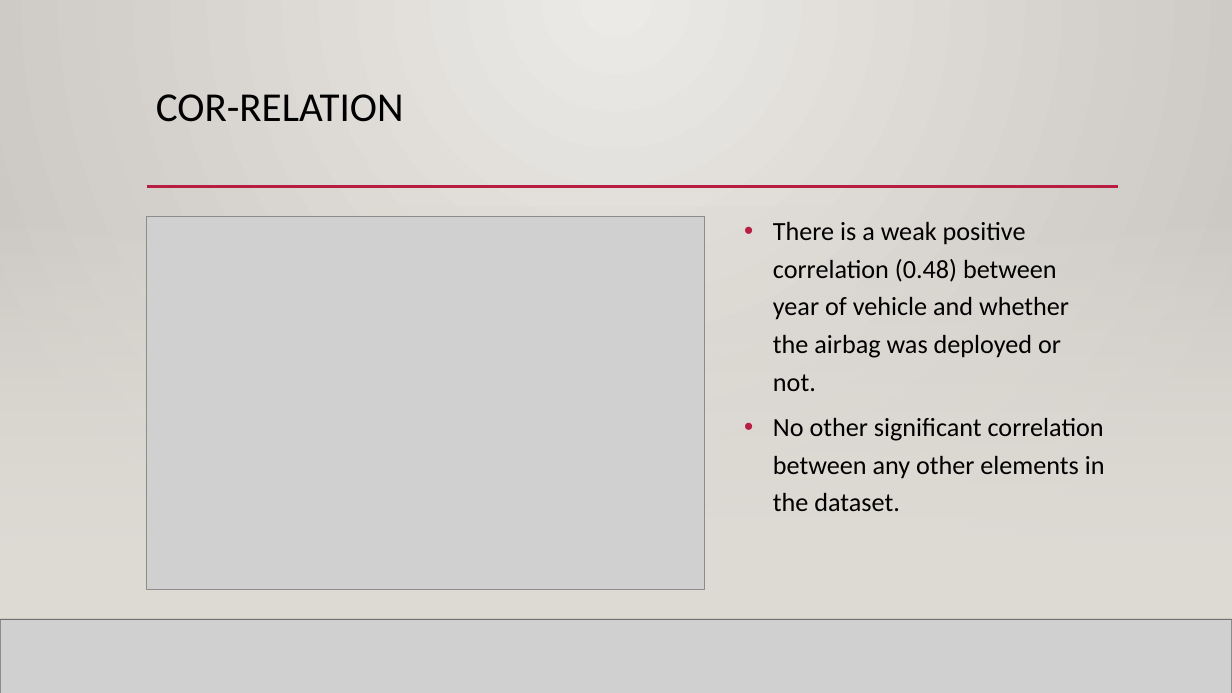
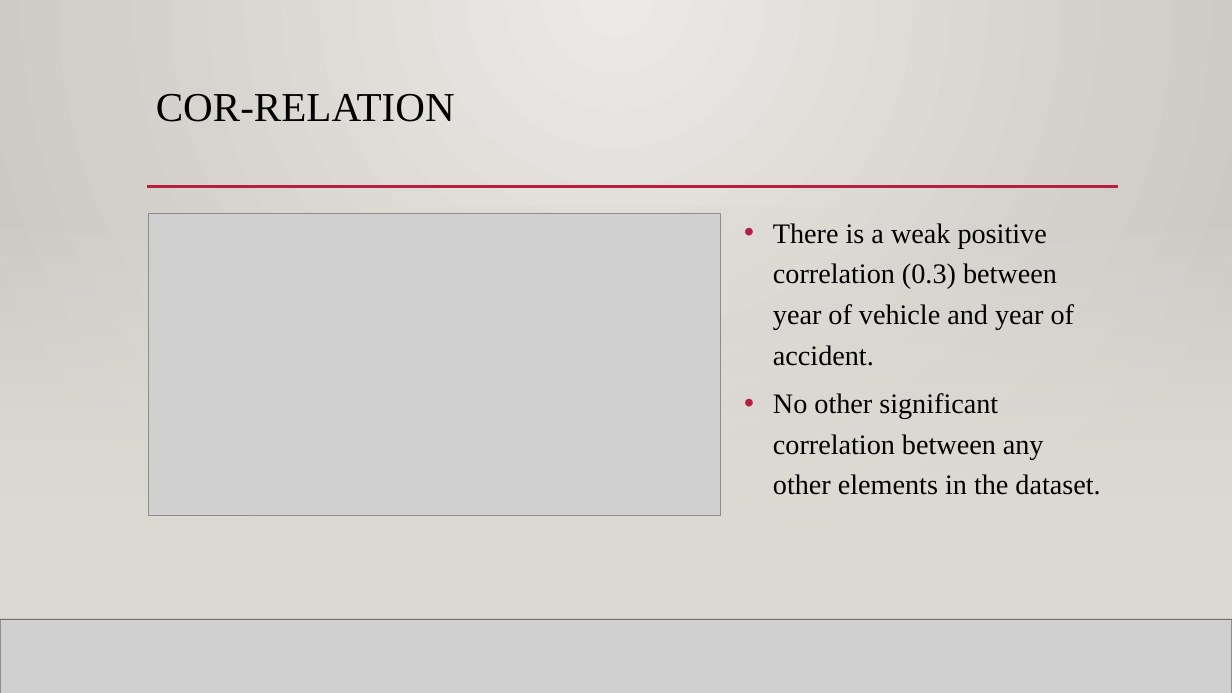
Before and after one commit to rajgabani/DAB-103-006-001, a slide deck: slide 21 of Project.pptx (slide 15 before the commit). Drawn at 1232x693 pixels with LibreOffice and Linux fonts; fonts in the diff are those of the drawing; grey boxes stand for pictures; background and template pictures are left out. Boxes give left, top, right and bottom in pixels: in the first picture for what was removed or moved away, otherwise in the second. Text is boxed around its words. In the diff, an @@ line names an element or a change of style, - is before the commit and + after.

```diff
--- a/Project.pptx
+++ b/Project.pptx
@@ text "COR-RELATION" at (156,93,455,122): font Calibri to Times New Roman @@
@@ picture: place and size @@
-picture at (147,216,705,590)
+picture at (149,213,721,516)
@@ text at (773,223,1074,366): text changed; size 20.4 to 22 pt; font Calibri to Times New Roman @@
-• There is a weak positive correlation (0.48) between year of vehicle and whether the airbag was deployed or not.
+• There is a weak positive correlation (0.3) between year of vehicle and year of accident.
@@ text at (773,393,1100,495): size 20.4 to 22 pt, font Calibri to Times New Roman in "No other significant correlation between any other ..." @@
```
Also in this commit, not shown: 20 other slides changed, 29 slides added, 3 slides removed, 1 other file.
